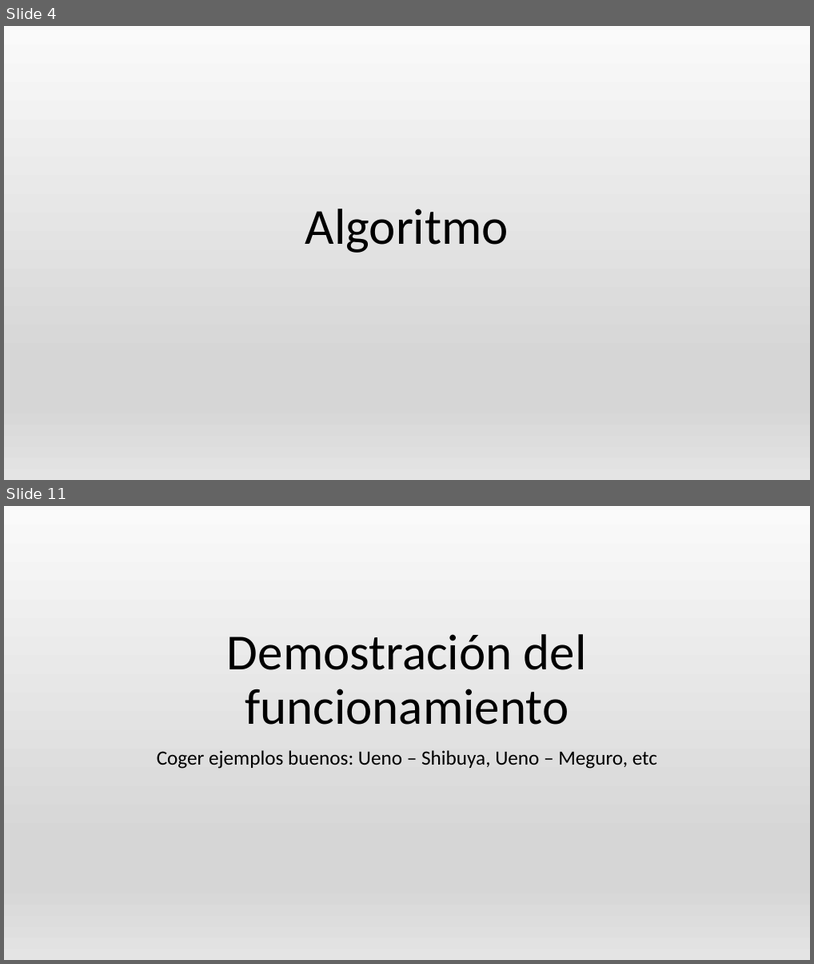
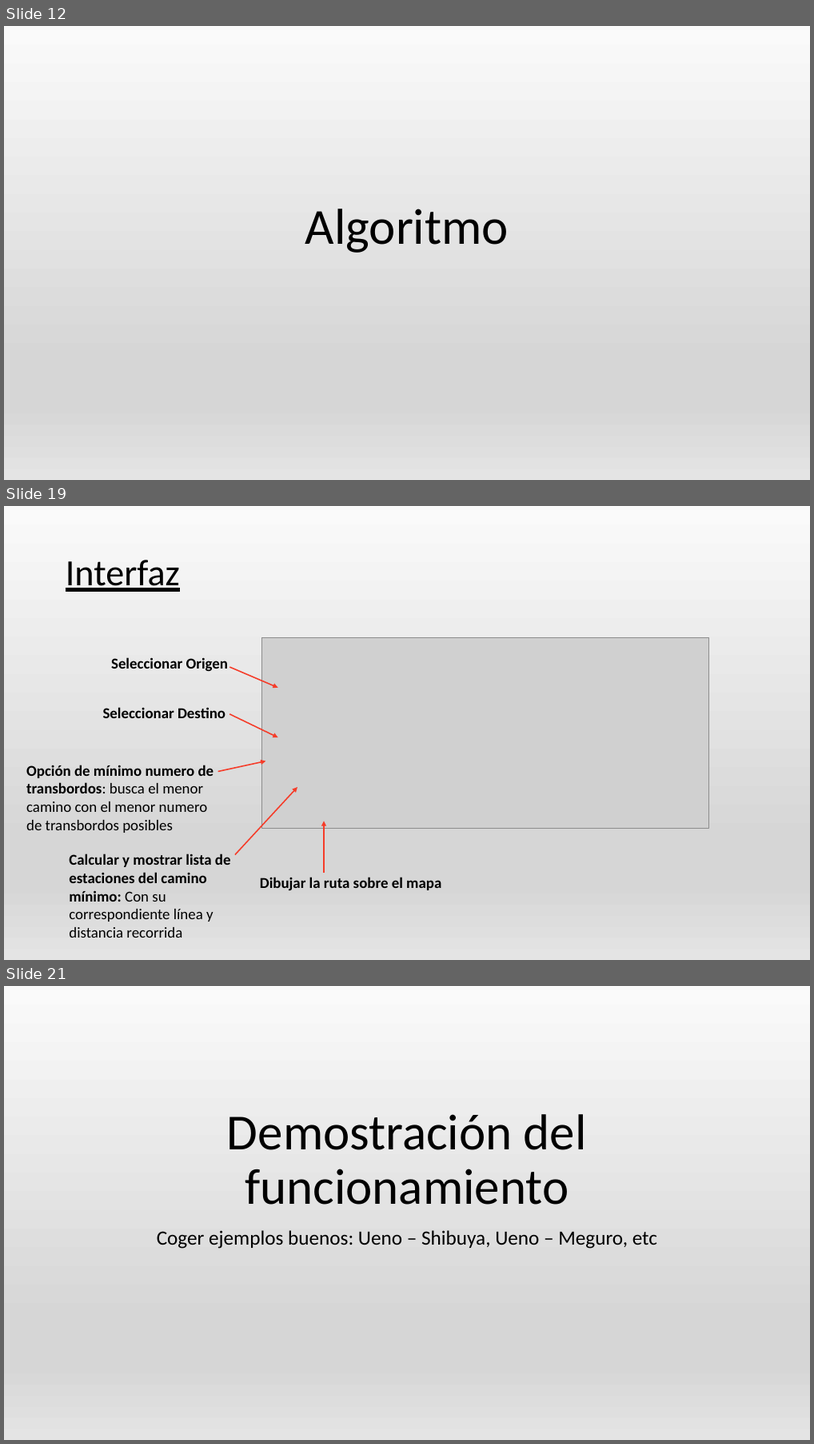
Before and after one commit to AGarciaCast/MetroJapon, a slide deck: PresentacionMetro.pptx. Shown one above the other, each under a label of ours: slides 4 and 11 before the commit, slides 12, 19 and 21 after it; the slides between them are not shown. The pictures are 814x964 and 814x1444 pixels, drawn with LibreOffice and Linux fonts; fonts in the diff are those of the drawing; grey boxes stand for pictures. Boxes give left, top, right and bottom in pixels: in the first picture for what was removed or moved away, otherwise in the second. Text is boxed around its words. In the diff, an @@ line names an element or a change of style, - is before the commit and + after.

```diff
--- a/PresentacionMetro.pptx
+++ b/PresentacionMetro.pptx
@@ slide 19 added at (x1=4, y1=506, x2=810, y2=960), background gradient #FAFAFA to #D7D7D7 to #E4E4E4 @@
@@ title added at (x1=66, y1=560, x2=180, y2=592), 44 pt, text #000000, underline @@
+Interfaz
@@ picture added at (x1=262, y1=638, x2=710, y2=828) @@
@@ text added at (x1=111, y1=657, x2=229, y2=671), 18 pt, text #000000, bold @@
+Seleccionar Origen
@@ arrow added from (230, 667) to (278, 688), #F53C29 1.5 pt @@
@@ text added at (x1=103, y1=707, x2=226, y2=718), 18 pt, text #000000, bold @@
+Seleccionar Destino
@@ arrow added from (230, 714) to (278, 737), #F53C29 1.5 pt @@
@@ text added at (x1=26, y1=764, x2=214, y2=832), 18 pt, text #000000 @@
+Opción de mínimo numero de transbordos: busca el menor camino con el menor numero de transbordos posibles
@@ arrow added from (218, 772) to (266, 760), #F53C29 1.5 pt @@
@@ arrow added from (235, 855) to (298, 787), #F53C29 1.5 pt @@
@@ arrow added from (324, 872) to (324, 820), #F53C29 1.5 pt @@
@@ text added at (x1=69, y1=853, x2=231, y2=937), 18 pt, text #000000, bold @@
+Calcular y mostrar lista de estaciones del camino mínimo: Con su correspondiente línea y distancia recorrida
@@ text added at (x1=260, y1=876, x2=442, y2=890), 18 pt, text #000000, bold @@
+Dibujar la ruta sobre el mapa
@@ what was slide 4 is now slide 12 @@
@@ what was slide 11 is now slide 21 @@
```
Also in this commit, not shown: 8 slides changed, 10 other slides added, 1 slide removed, 2 other files.
